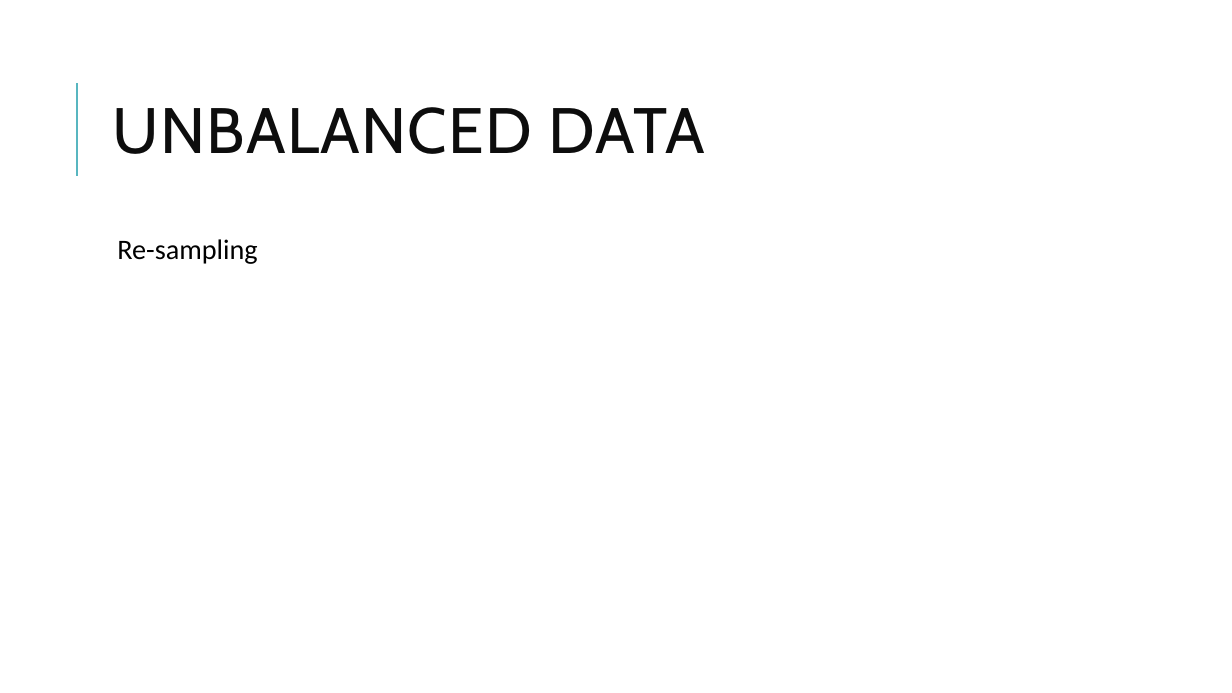
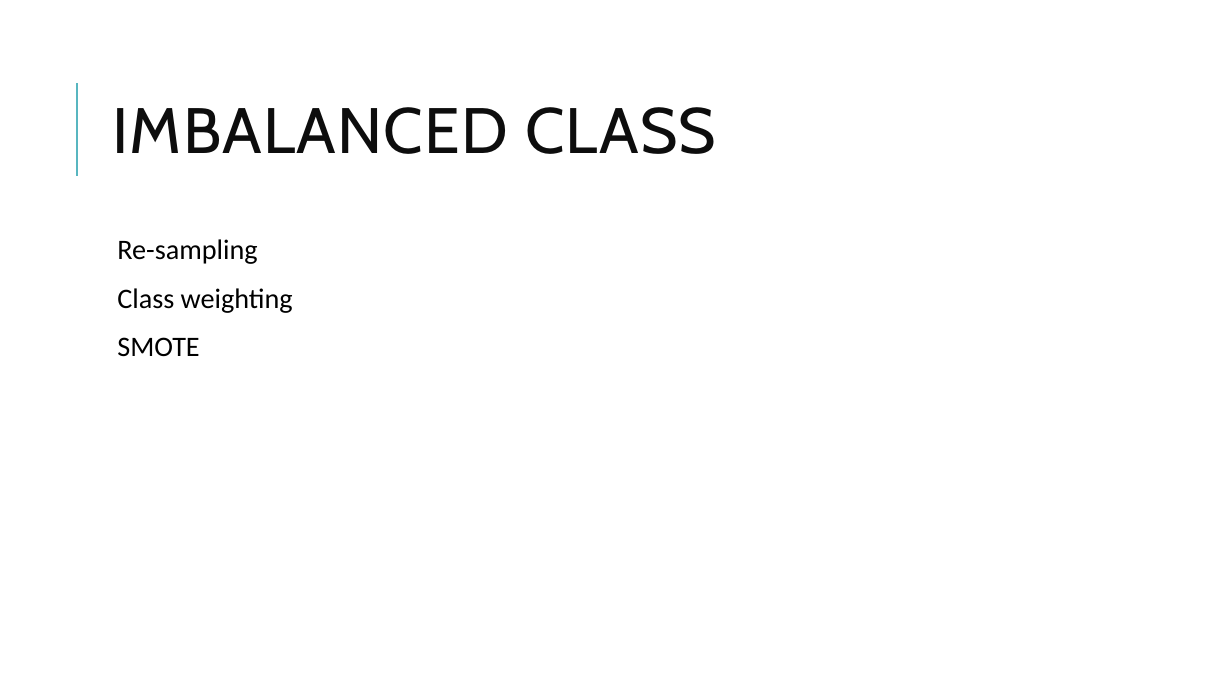
Before and after one commit to SingFan/Machine-Learning-Autumn-2020, a slide deck: slide 13 of Lesson_8/課堂八.pptx. Drawn at 1232x693 pixels with LibreOffice and Linux fonts; fonts in the diff are those of the drawing. Boxes give left, top, right and bottom in pixels: in the first picture for what was removed or moved away, otherwise in the second. Text is boxed around its words. In the diff, an @@ line names an element or a change of style, - is before the commit and + after.

```diff
--- a/Lesson_8/課堂八.pptx
+++ b/Lesson_8/課堂八.pptx
@@ title at [113, 107, 716, 154]: text changed @@
-UNBALANCED DATA
+IMBALANCED CLASS
@@ text at [117, 288, 293, 357]: paragraphs added @@
+  Class weighting
+  SMOTE
```
Also in this commit, not shown: 4 other slides changed, 3 other files.
